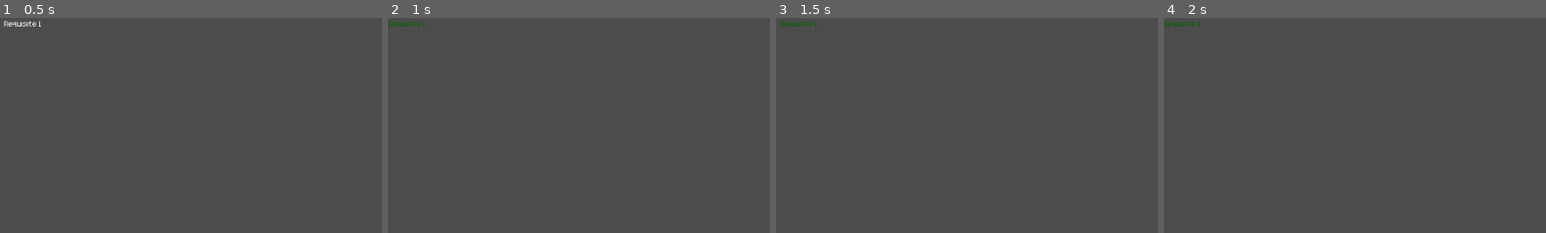
Above: before the commit, frames 1-4 (left to right).
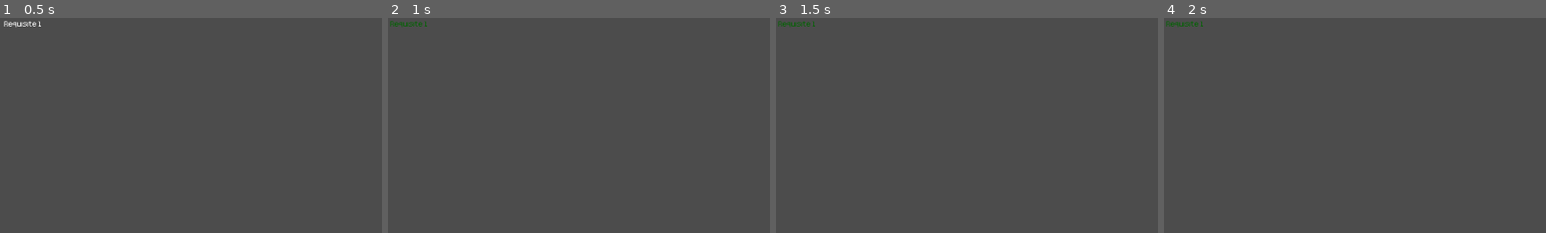
Above: after the commit, the same moments.

Repository: Clovisindo/CV-Please
Game: Godot game, scene res://scenes/game/items/job_offer/job_requisite.tscn
Two runs of this game, one before a commit and one after it. Both use one fixed random seed, a clock stepped at 60 frames per second and the inputs below. This scene is started directly instead of the project's main scene. The engine's default icon, where the game draws it, is replaced by a stand-in: a white triangle on a blue panel in a dark square.
Inputs (mouse positions are % of the whole screen's width and height, from its top left):
- Up to frame 1 (0.5 s): no input
- Up to frame 2 (1 s): tap Enter at 0.5 s; move the mouse to (14, 2) at 0.52 s; click (14, 2) at 0.67 s
- Up to frame 3 (1.5 s): tap Space at 1.25 s; move the mouse to (30, 55) at 1.27 s; click (30, 55) at 1.42 s
- Up to frame 4 (2 s): no input
The pictures show only the part of the screen within x 0-50%, y 0-50%; the shares and areas given below are measured in that part.

Frame 1 is identical in both runs. In frame 2, 0.1% of the frame differs, in the area x 0-11%, y 1-4%; in frame 3, 0.1%; in frame 4, less than 0.1%.

Commit message:
efecto indicar que linea estas para seleccionar
Con el parametro isHovered, controlamos sobre que linea está posado el raton, sin clicar, y hacemos el efecto de mover la linea de izquierda a derecha, para que el jugador tenga feedback de que linea va a clicar.
Cuando se presiona , se cambia el color y se retorna a la posicion fija inicial

Diff:
--- a/scenes/game/items/curriculum/skill_panel.gd
+++ b/scenes/game/items/curriculum/skill_panel.gd
@@ -17,6 +17,7 @@
 var cv: Curriculum
 var velocity = 25
 var x_limit = 10
+var isHovered = false
 
 
 func add_data(text: String, question: String, answer: String):
@@ -84,7 +85,7 @@
 
 func _process(delta):
 	_set_size_by_text()
-	if current_status == SkillStatus.SELECTED:
+	if current_status == SkillStatus.IDLE && isHovered:
 		if rect_position.x >= x_limit || rect_position.x <= -1:
 			velocity *= -1
 		rect_position.x += velocity * delta
@@ -93,3 +94,11 @@
 func _set_size_by_text():
 	get_node(".").rect_size.y = get_node("SkillText").rect_size.y + 8
 	get_node(".").rect_min_size.y = get_node(".").rect_size.y
+
+
+func _on_SkillPanel_mouse_exited() -> void:
+		isHovered = false
+
+
+func _on_SkillPanel_mouse_entered() -> void:
+		isHovered = true
--- a/scenes/game/items/curriculum/skill_panel.tscn
+++ b/scenes/game/items/curriculum/skill_panel.tscn
@@ -36,3 +36,6 @@
 __meta__ = {
 "_edit_use_anchors_": true
 }
+
+[connection signal="mouse_entered" from="." to="." method="_on_SkillPanel_mouse_entered"]
+[connection signal="mouse_exited" from="." to="." method="_on_SkillPanel_mouse_exited"]
--- a/scenes/game/items/job_offer/job_requisite.gd
+++ b/scenes/game/items/job_offer/job_requisite.gd
@@ -18,11 +18,12 @@
 
 var velocity = -25
 var x_limit = -10
+var isHovered = false
 
 
 func requisite_asked():
 	current_status = JobOfferStatus.MATCHED
-	rect_position.x = -10
+	rect_position.x = 10
 
 
 func requisite_idle():
@@ -86,7 +87,7 @@
 
 func _process(delta):
 	_set_size_by_text()
-	if current_status == JobOfferStatus.SELECTED:
+	if current_status == JobOfferStatus.IDLE && isHovered:
 		if rect_position.x <= x_limit || rect_position.x >= 1:
 			velocity *= -1
 		rect_position.x += velocity * delta
@@ -95,3 +96,11 @@
 func _set_size_by_text():
 	get_node(".").rect_size.y = get_node("RequisiteText").rect_size.y + 8
 	get_node(".").rect_min_size.y = get_node(".").rect_size.y
+
+
+
+func _on_RequisitePanel_mouse_exited() -> void:
+	isHovered = false
+
+func _on_RequisitePanel_mouse_entered() -> void:
+	isHovered = true
--- a/scenes/game/items/job_offer/job_requisite.tscn
+++ b/scenes/game/items/job_offer/job_requisite.tscn
@@ -33,3 +33,6 @@
 __meta__ = {
 "_edit_use_anchors_": true
 }
+
+[connection signal="mouse_entered" from="." to="." method="_on_RequisitePanel_mouse_entered"]
+[connection signal="mouse_exited" from="." to="." method="_on_RequisitePanel_mouse_exited"]
